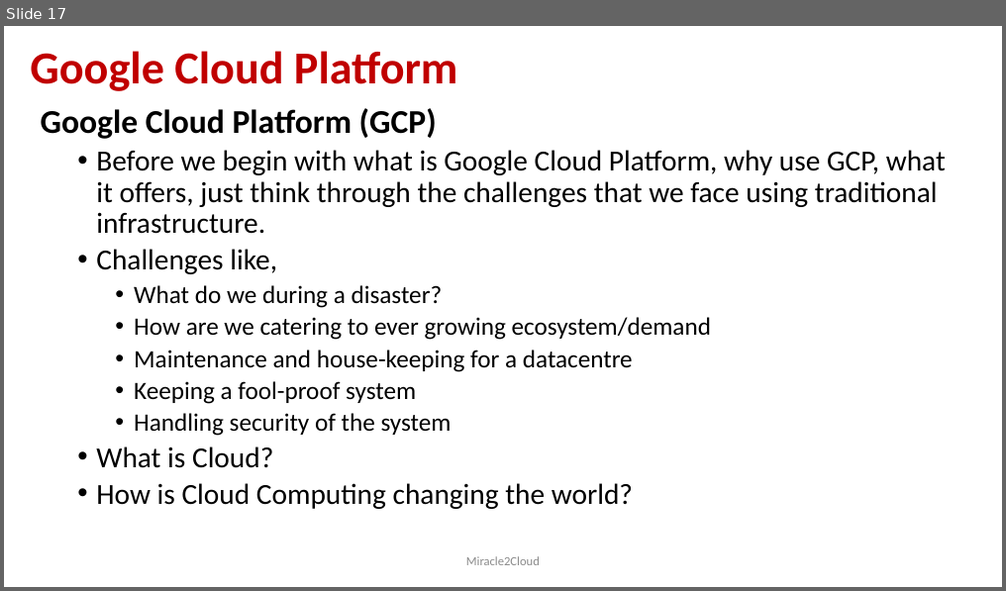
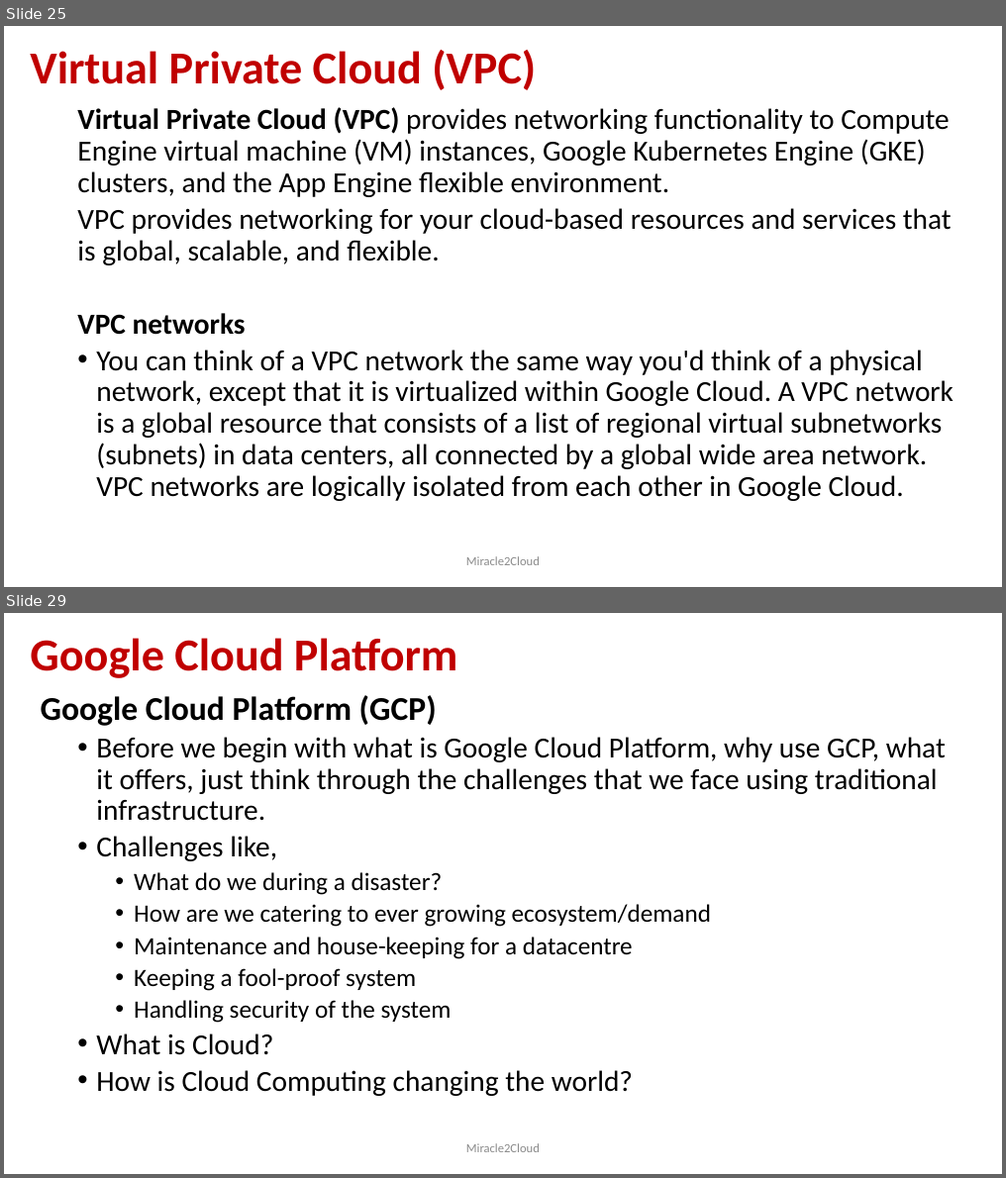
Before and after one commit to miracle2cloud/gcp, a slide deck: Google Cloud Platform.pptx. Shown one above the other, each under a label of ours: slide 17 before the commit, slides 25 and 29 after it; the slides between them are not shown. The pictures are 1006x591 and 1006x1178 pixels, drawn with LibreOffice and Linux fonts; fonts in the diff are those of the drawing. Boxes give left, top, right and bottom in pixels: in the first picture for what was removed or moved away, otherwise in the second. Text is boxed around its words. In the diff, an @@ line names an element or a change of style, - is before the commit and + after.

```diff
--- a/Google Cloud Platform.pptx
+++ b/Google Cloud Platform.pptx
@@ slide 25 added at (4,26,1002,587), background #FFFFFF @@
@@ title added at (30,50,536,90), 44 pt, text #C00000, bold @@
+Virtual Private Cloud (VPC)
@@ text added at (77,107,953,501), 28 pt, text #000000 @@
+  Virtual Private Cloud (VPC) provides networking functionality to Compute Engine virtual machine (VM) instances, Google Kubernetes Engine (GKE) clusters, and the App Engine flexible environment.
+  VPC provides networking for your cloud-based resources and services that is global, scalable, and flexible.
+  VPC networks
+  • You can think of a VPC network the same way you'd think of a physical network, except that it is virtualized within Google Cloud. A VPC network is a global resource that consists of a list of regional virtual subnetworks (subnets) in data centers, all connected by a global wide area network. VPC networks are logically isolated from each other in Google Cloud.
@@ text added at (466,557,540,566), 12 pt, text #8C8C8C @@
+Miracle2Cloud
@@ what was slide 17 is now slide 29 @@
```
Also in this commit, not shown: 1 slide changed, 10 other slides added, 1 slide removed.
